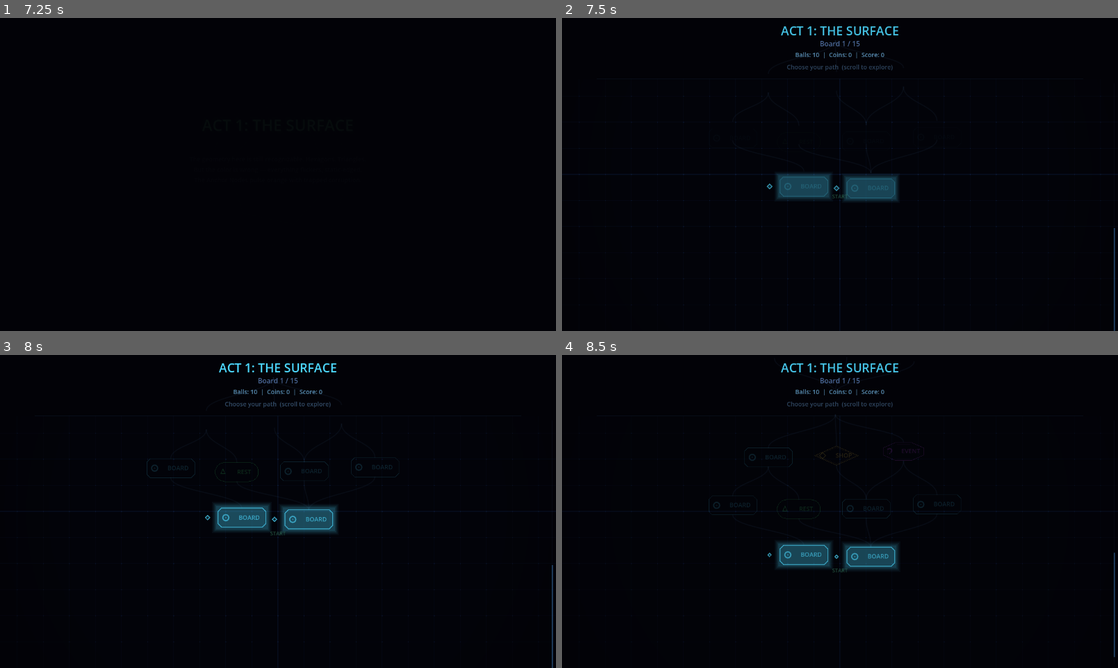
Above: before the commit, frames 1-4 (two rows, left to right).
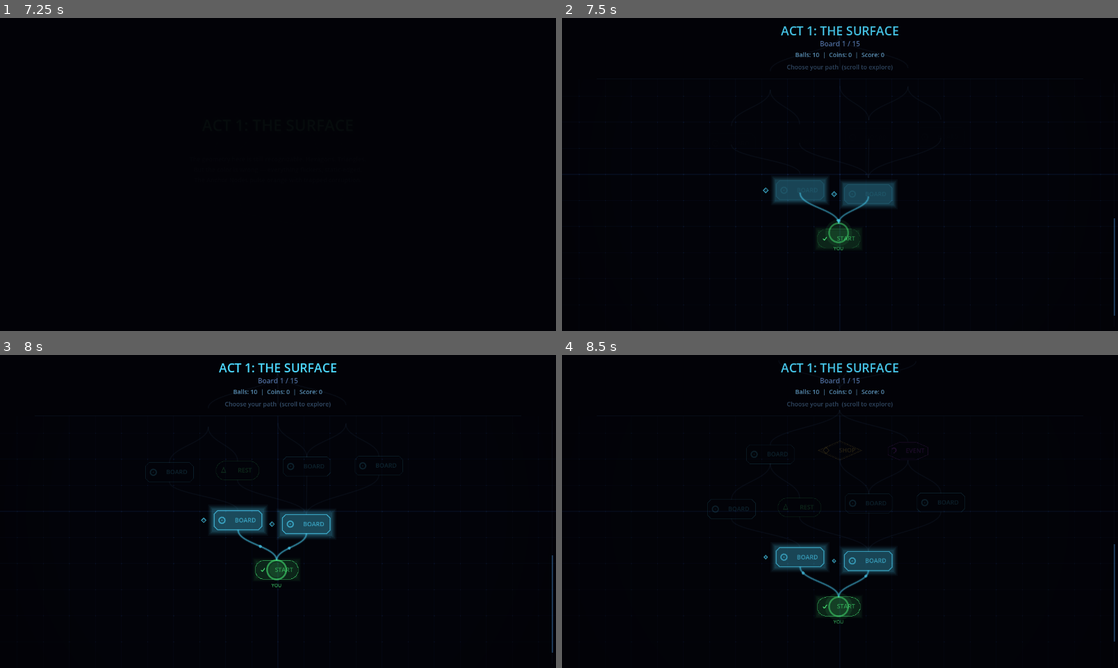
Above: after the commit, the same moments.

Repository: heliacode/poggles
Game: Godot game, scene res://scenes/main_menu.tscn
The game is run twice, just before and just after one commit, with the same random seed, the same clock (stepped at 60 frames per second) and the same inputs.
Inputs (mouse positions are in pixels of both pictures, inside the frame that each line leads up to):
- Up to frame 1 (7.25 s): tap Enter at 0.5, 0.6, 2.85, 4.35, 5.75, 5.85 s; move the mouse to (400, 158) at 0.52 s; hold Right 0.53-1.25 s; click (400, 158) at 0.67 s; tap Space at 0.77, 4.52, 5 s; click "NEW RUN" at 1.25 s; drag from (166, 190) to (250, 237) at 2.02 s; move the mouse to (333, 105) at 2.77 s; hold Right 2.78-3.5 s; drag from (250, 237) to (111, 127) at 3.52 s; move the mouse to (444, 221) at 4.27 s; hold Left 4.28-5 s; drag from (111, 127) to (194, 96) at 5.02 s; move the mouse to (305, 174) at 5.77 s; hold Left 5.78-6.5 s; click (305, 174) at 5.92 s; drag from (194, 96) to (166, 190) at 6.52 s
- Up to frame 2 (7.5 s): move the mouse to (962, 158) at 7.27 s; hold Right from 7.28 s (still down); tap Enter at 7.35 s
- Up to frame 3 (8 s): keep holding Right; tap Space at 7.52 s
- Up to frame 4 (8.5 s): release Right at 8 s; drag from (728, 527) to (812, 574) at 8.02 s

Frame 1 is identical in both runs. In frame 2, 1.7% of the frame differs, in the area x 36-100%, y 5-100%; in frame 3, 2.4%, in the area x 26-100%, y 5-100%; in frame 4, 2.2%.

Commit message:
Add START node, player marker, fix map navigation
- START node at bottom of map (auto-visited, player begins here)
- All first-row choices branch from START
- Bright green "YOU" marker with pulsing glow on last visited node
- route_position starts at 1 (row 0 is START, already visited)
- route_path tracks visited columns for trail rendering
- Removed overlapping START label

Co-Authored-By: Claude Opus 4.6 (1M context) <noreply@anthropic.com>

Diff:
--- a/autoloads/run_state.gd
+++ b/autoloads/run_state.gd
@@ -207,6 +207,9 @@
 	var rng := RandomNumberGenerator.new()
 	rng.seed = run_seed + current_act * 100 + current_board_index
 
+	# Row 0: START node (player begins here, auto-visited)
+	route_map.append([{"type": NodeType.REST, "label": "START", "connections": []}])
+
 	# Generate a big branching map: 10-12 rows before boss
 	var total_rows := 10 + (current_act - 1) * 2  # Act 1: 10, Act 2: 12, Act 3: 14
 
@@ -215,7 +218,7 @@
 		var count: int
 
 		if row == 0:
-			# Start: 2-3 board options
+			# First real choice row: 2-3 board options
 			count = rng.randi_range(2, 3)
 		elif row == total_rows / 2:
 			# Midpoint: elite encounter (1 node, forced)
@@ -249,8 +252,18 @@
 	# Boss row
 	route_map.append([{"type": NodeType.BOSS, "label": "BOSS", "connections": []}])
 
+	# START node (row 0) connects to ALL nodes in row 1
+	var start_conns: Array = []
+	for ci in range(route_map[1].size()):
+		start_conns.append(ci)
+	route_map[0][0]["connections"] = start_conns
+
+	# Auto-visit START node
+	route_path = [0]
+	route_position = 1  # Player picks from row 1
+
 	# Generate branching connections (each node connects to 1-2 nodes in next row)
-	for row_idx in range(route_map.size() - 1):
+	for row_idx in range(1, route_map.size() - 1):
 		var current_row: Array = route_map[row_idx]
 		var next_row: Array = route_map[row_idx + 1]
 		if next_row.is_empty():
--- a/scripts/route_map.gd
+++ b/scripts/route_map.gd
@@ -231,14 +231,8 @@
 	# === NODES ===
 	_draw_nodes(map, vp, pulse, font)
 
-	# === "START" label at bottom ===
-	if map.size() > 0:
-		var start_vis_row := map.size() - 1
-		var start_y := MAP_TOP_MARGIN + float(start_vis_row) * ROW_HEIGHT + 55.0 - _scroll_y
-		if start_y > HEADER_HEIGHT and start_y < vp.y + 20:
-			var start_text := "START"
-			var start_size := font.get_string_size(start_text, HORIZONTAL_ALIGNMENT_CENTER, -1, 12)
-			draw_string(font, Vector2(center_x - start_size.x / 2.0, start_y), start_text, HORIZONTAL_ALIGNMENT_LEFT, -1, 12, Color(0.3, 0.7, 0.5, 0.4))
+	# === PLAYER MARKER on last visited node ===
+	_draw_player_marker(pulse)
 
 	# === BOSS label at top ===
 	if map.size() > 0:
@@ -448,6 +442,33 @@
 			])
 			draw_polyline(m_pts, mc, 2.0)
 			draw_colored_polygon(PackedVector2Array([m_pts[0], m_pts[1], m_pts[2], m_pts[3]]), Color(mc.r, mc.g, mc.b, 0.15))
+
+func _draw_player_marker(pulse: float) -> void:
+	## Draw a bright pulsing player icon on the last visited node
+	if RunState.route_path.is_empty():
+		return
+	var last_row := RunState.route_path.size() - 1
+	var last_col := RunState.route_path[last_row]
+	# Find the rect for this node
+	for info in _node_rects:
+		if info["row"] == last_row and info["col"] == last_col:
+			var rect: Rect2 = info["rect"]
+			var center := Vector2(rect.position.x + rect.size.x / 2.0, rect.position.y + rect.size.y / 2.0) - Vector2(0, _scroll_y)
+			# Skip if off screen
+			if center.y < HEADER_HEIGHT - 30 or center.y > GameConfig.VIEWPORT_SIZE.y + 30:
+				return
+			# Pulsing glow circle
+			var glow_r := 28.0 + sin(_pulse * 3.0) * 4.0
+			draw_circle(center, glow_r, Color(0.3, 1.0, 0.5, 0.08 * pulse))
+			draw_circle(center, glow_r * 0.7, Color(0.3, 1.0, 0.5, 0.06 * pulse))
+			# Bright ring
+			draw_arc(center, 22.0, 0, TAU, 32, Color(0.3, 1.0, 0.5, 0.5 * pulse), 2.5, true)
+			# "YOU" text below
+			var font := ThemeDB.fallback_font
+			var you_text := "YOU"
+			var you_size := font.get_string_size(you_text, HORIZONTAL_ALIGNMENT_CENTER, -1, 11)
+			draw_string(font, Vector2(center.x - you_size.x / 2.0, center.y + rect.size.y / 2.0 + 18), you_text, HORIZONTAL_ALIGNMENT_LEFT, -1, 11, Color(0.3, 1.0, 0.5, 0.7 * pulse))
+			return
 
 # ========== NODE SHAPES ==========
 
